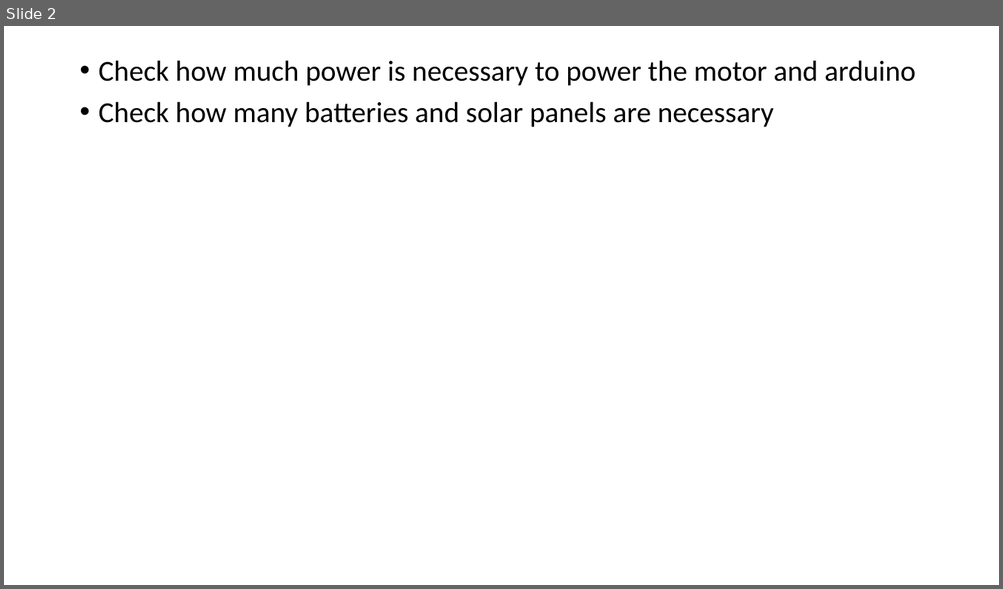
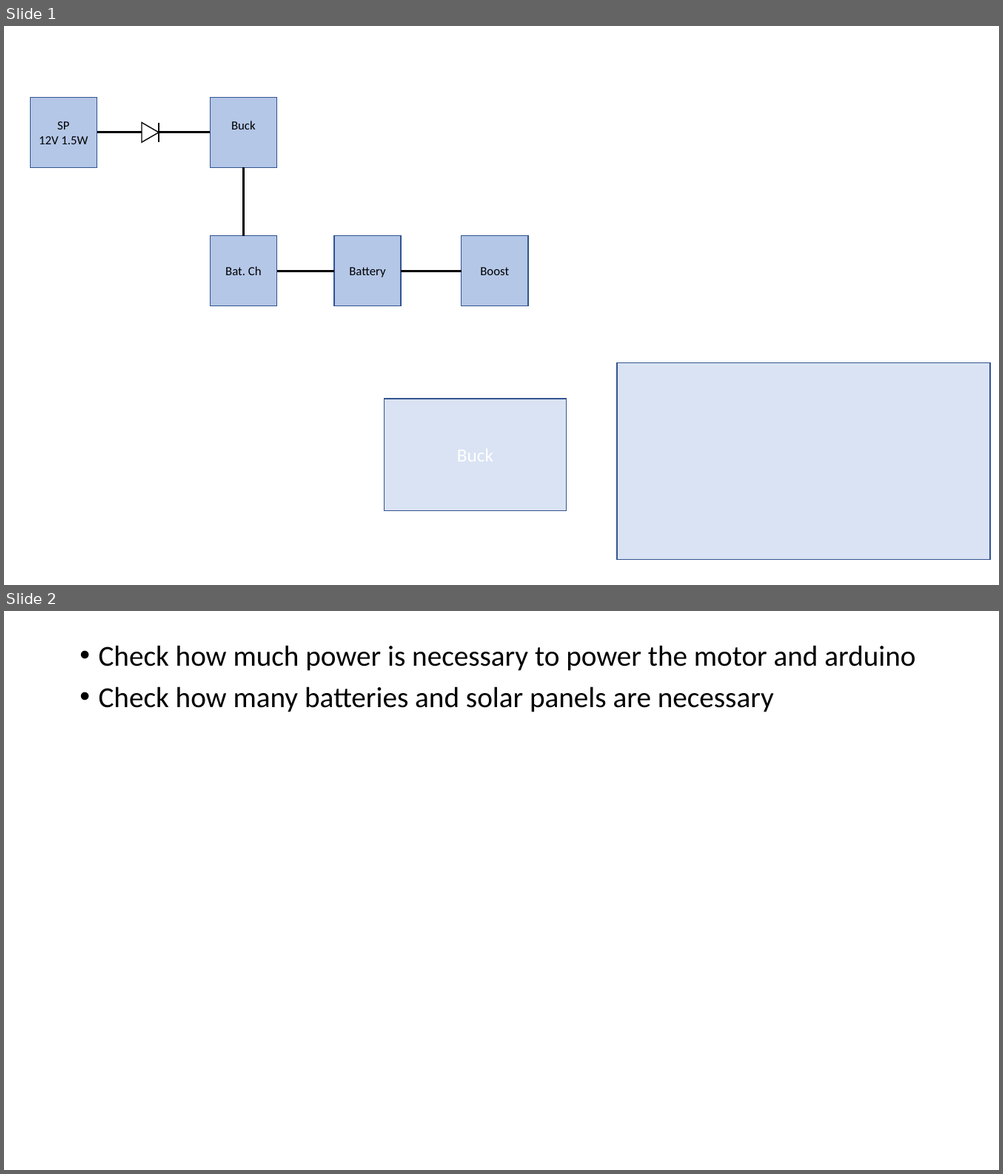
Before and after one commit to vtolenti89/Embedded, a slide deck: Projects/Solar_Powered_Battery/Docs/Solar_Panel_Block-Diagram.pptx. Shown one above the other, each under a label of ours: slide 2 before the commit, slides 1 and 2 after it. The pictures are 1003x589 and 1003x1174 pixels, drawn with LibreOffice and Linux fonts; fonts in the diff are those of the drawing. Boxes give left, top, right and bottom in pixels: in the first picture for what was removed or moved away, otherwise in the second. Text is boxed around its words. In the diff, an @@ line names an element or a change of style, - is before the commit and + after.

```diff
--- a/Projects/Solar_Powered_Battery/Docs/Solar_Panel_Block-Diagram.pptx
+++ b/Projects/Solar_Powered_Battery/Docs/Solar_Panel_Block-Diagram.pptx
@@ slide 1 added at (x1=4, y1=26, x2=999, y2=585), background #FFFFFF @@
@@ rectangle added at (x1=30, y1=98, x2=96, y2=168), fill #B4C7E7, outline #325491 1 pt, 12 pt, text #000000 @@
+SP
+12V 1.5W
@@ rectangle added at (x1=210, y1=98, x2=276, y2=168), fill #B4C7E7, outline #325491 1 pt, 12 pt, text #000000 @@
+Buck
@@ line added from (142, 133) to (97, 133), #000000 2 pt @@
@@ triangle added at (x1=142, y1=123, x2=159, y2=142), fill #FFFFFF, outline #000000 1 pt @@
@@ line added from (159, 123) to (159, 142), #000000 1.5 pt @@
@@ line added from (210, 133) to (159, 133), #000000 2 pt @@
@@ line added from (244, 236) to (244, 168), #000000 2 pt @@
@@ rectangle added at (x1=210, y1=236, x2=276, y2=306), fill #B4C7E7, outline #325491 1 pt, 12 pt, text #000000 @@
+Bat. Ch
@@ rectangle added at (x1=334, y1=236, x2=400, y2=306), fill #B4C7E7, outline #325491 1 pt, 12 pt, text #000000 @@
+Battery
@@ rectangle added at (x1=461, y1=236, x2=528, y2=306), fill #B4C7E7, outline #325491 1 pt, 12 pt, text #000000 @@
+Boost
@@ line added from (277, 272) to (334, 272), #000000 2 pt @@
@@ line added from (401, 272) to (461, 272), #000000 2 pt @@
@@ rectangle added at (x1=617, y1=363, x2=990, y2=560), fill #DAE3F3, outline #325491 1 pt @@
@@ rectangle added at (x1=384, y1=399, x2=566, y2=511), fill #DAE3F3, outline #325491 1 pt @@
```
Also in this commit, not shown: 1 slide removed, 8 other files.
